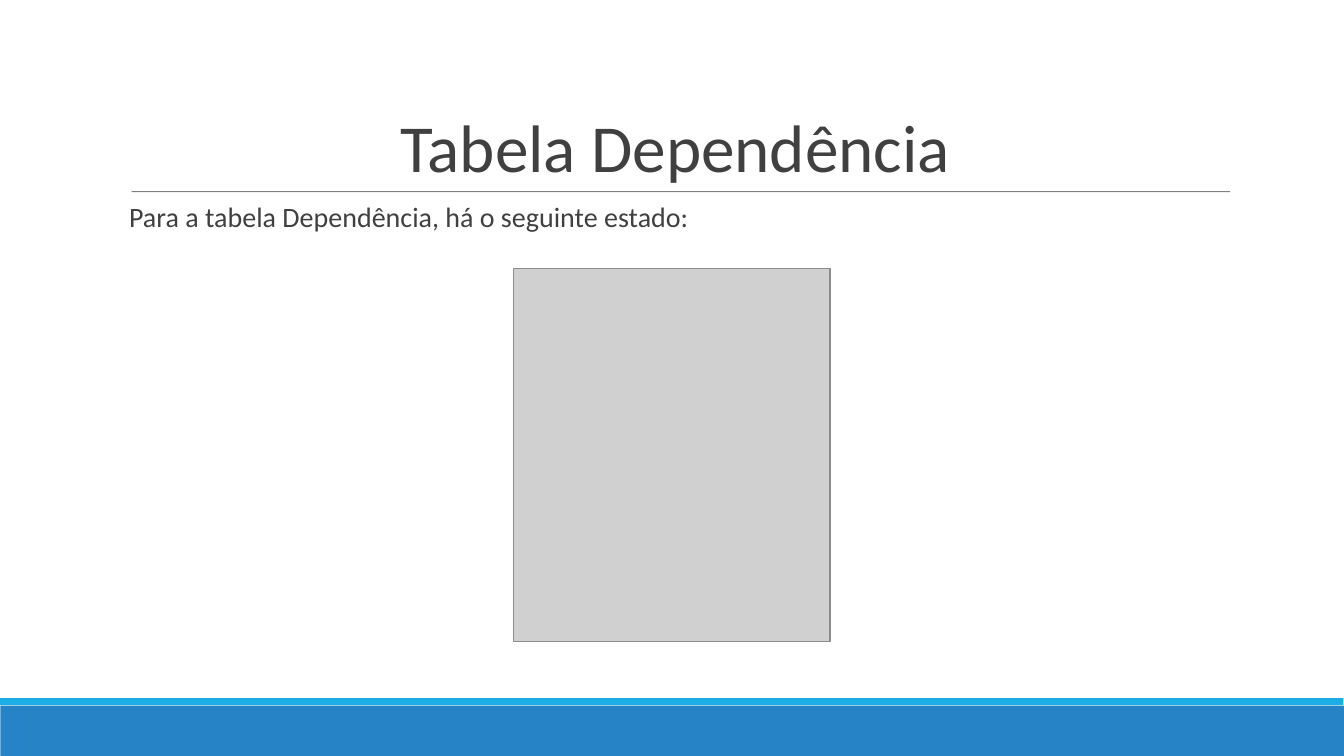
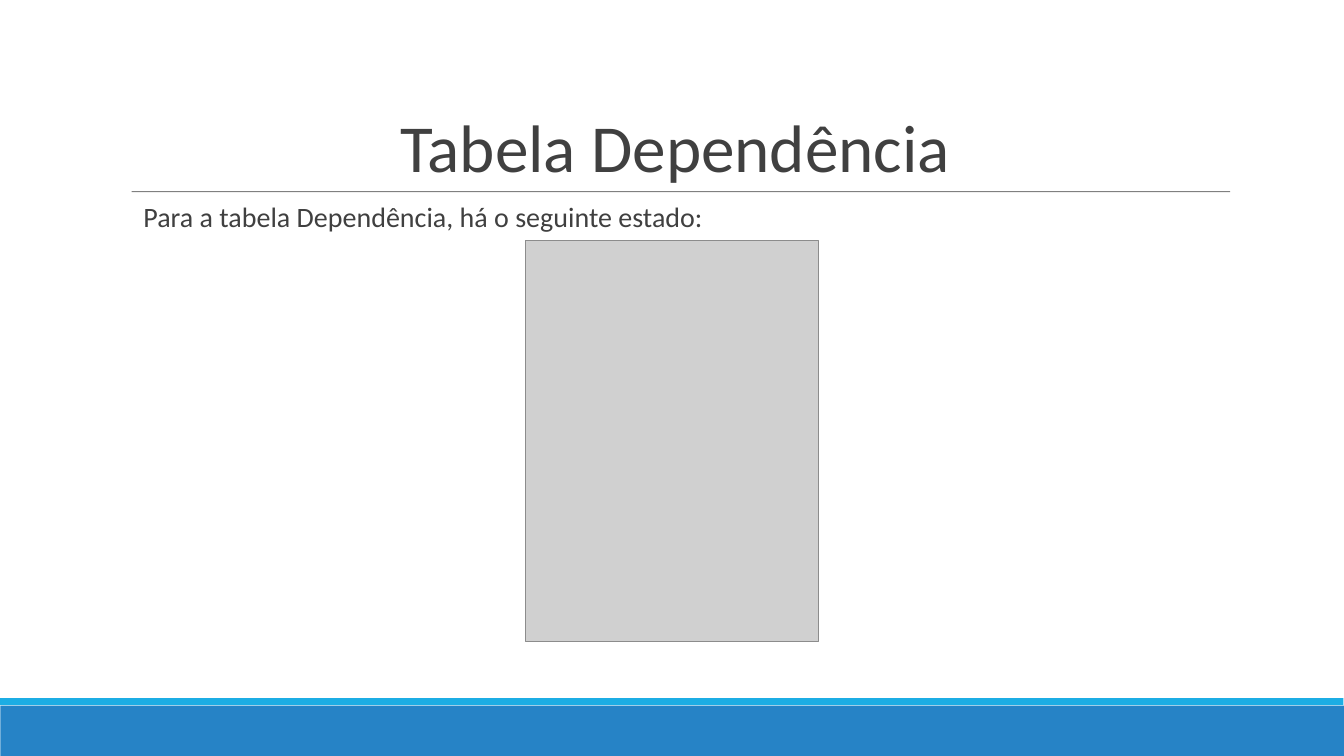
Before and after one commit to Marcos-Med/EpDB, a slide deck: slide 25 of docs/video 3.odp. Drawn at 1344x756 pixels with LibreOffice and Linux fonts; fonts in the diff are those of the drawing; grey boxes stand for pictures. Boxes give left, top, right and bottom in pixels: in the first picture for what was removed or moved away, otherwise in the second. Text is boxed around its words. In the diff, an @@ line names an element or a change of style, - is before the commit and + after.

```diff
--- a/docs/video 3.odp
+++ b/docs/video 3.odp
@@ text "Para a tabela Dependência, há ...": place and size @@
-text "Para a tabela Dependência, há ..." at box(129, 207, 688, 232)
+text "Para a tabela Dependência, há ..." at box(143, 207, 702, 232)
@@ picture: place and size @@
-picture at box(514, 268, 831, 641)
+picture at box(525, 241, 818, 642)
```
Also in this commit, not shown: 6 other slides changed, 1 other file.
